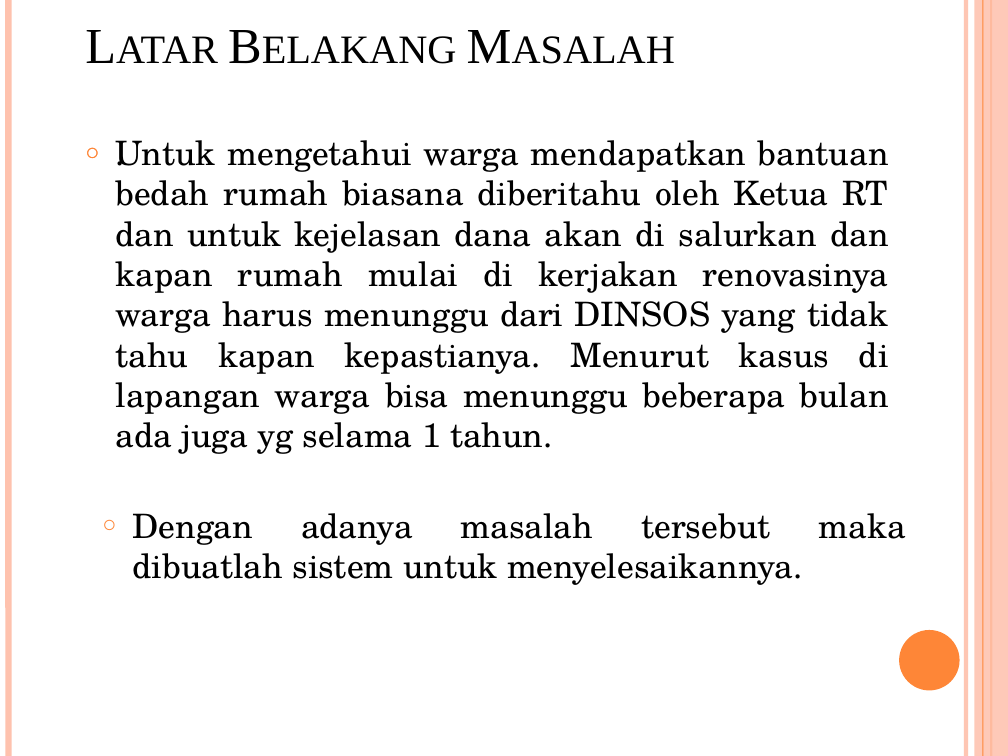
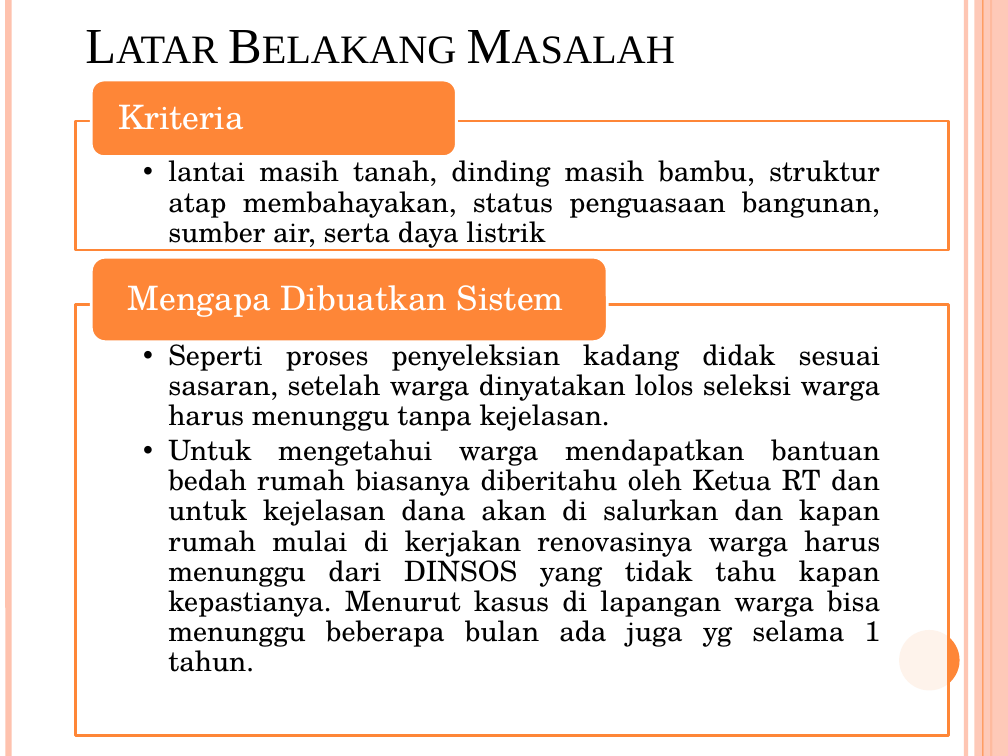
Before and after one commit to Shoichiinaba/Laporan-TA-Full, a slide deck: slide 2 of Presentation TA.pptx (slide 3 before the commit). Drawn at 1008x756 pixels with LibreOffice and Linux fonts; fonts in the diff are those of the drawing; background and template pictures are left out. Boxes give left, top, right and bottom in pixels: in the first picture for what was removed or moved away, otherwise in the second. Text is boxed around its words. In the diff, an @@ line names an element or a change of style, - is before the commit and + after.

Commit message:
update ppt

```diff
--- a/Presentation TA.pptx
+++ b/Presentation TA.pptx
@@ text removed at (76,79,899,601) @@
-○ .
@@ group added at (76,80,949,735): 3 texts, 2 rectangles, 2 rounded rectangles @@
+  • lantai masih tanah, dinding masih bambu, struktur atap membahayakan, status penguasaan bangunan, sumber air, serta daya listrik
+Kriteria
+Mengapa Dibuatkan Sistem
@@ text at (168,338,881,672): text changed; size 24 to 20 pt @@
-○ Untuk mengetahui warga mendapatkan bantuan bedah rumah biasana diberitahu oleh Ketua RT dan untuk kejelasan dana akan di salurkan dan kapan rumah mulai di kerjakan renovasinya warga harus menunggu dari DINSOS yang tidak tahu kapan kepastianya. Menurut kasus di lapangan warga bisa menunggu beberapa bulan ada juga yg selama 1 tahun.
+  • Seperti proses penyeleksian kadang didak sesuai sasaran, setelah warga dinyatakan lolos seleksi warga harus menunggu tanpa kejelasan.
+  • Untuk mengetahui warga mendapatkan bantuan bedah rumah biasanya diberitahu oleh Ketua RT dan untuk kejelasan dana akan di salurkan dan kapan rumah mulai di kerjakan renovasinya warga harus menunggu dari DINSOS yang tidak tahu kapan kepastianya. Menurut kasus di lapangan warga bisa menunggu beberapa bulan ada juga yg selama 1 tahun.
@@ text removed at (133,513,906,585) @@
-○ Dengan adanya masalah tersebut maka dibuatlah sistem untuk menyelesaikannya.
```
Also in this commit, not shown: 6 other slides changed, 3 slides added, 6 slides removed, 1 other file.
